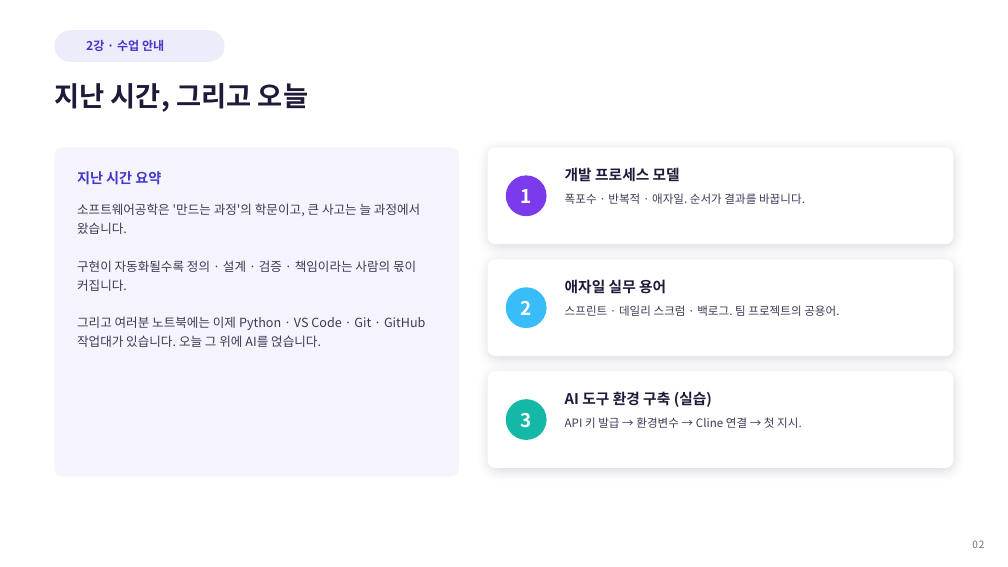
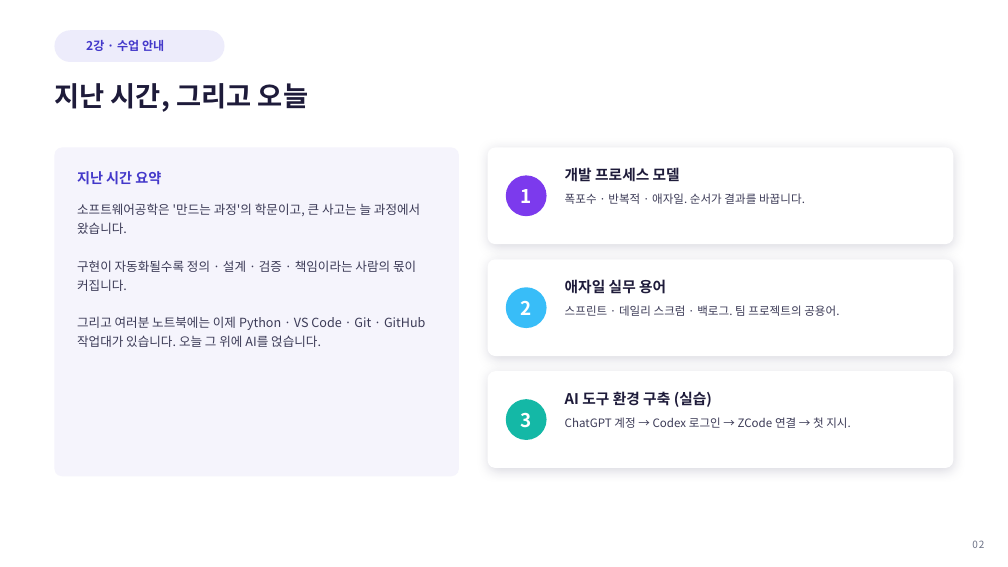
Before and after one commit to Sangdon-Park/Sangdon-Park.github.io, a slide deck: slide 2 of data/생성형 AI 소프트웨어공학/생성형AI소프트웨어공학_2강.pptx. Drawn at 1008x567 pixels with LibreOffice and Linux fonts; fonts in the diff are those of the drawing; background and template pictures are left out. Boxes give left, top, right and bottom in pixels: in the first picture for what was removed or moved away, otherwise in the second. Text is boxed around its words. In the diff, an @@ line names an element or a change of style, - is before the commit and + after.

```diff
--- a/data/생성형 AI 소프트웨어공학/생성형AI소프트웨어공학_2강.pptx
+++ b/data/생성형 AI 소프트웨어공학/생성형AI소프트웨어공학_2강.pptx
@@ text at box(565, 417, 851, 428): text changed @@
-API 키 발급 → 환경변수 → Cline 연결 → 첫 지시.
+ChatGPT 계정 → Codex 로그인 → ZCode 연결 → 첫 지시.
```
Also in this commit, not shown: 10 other slides changed, 7 slides added, 8 slides removed, 35 other files.
